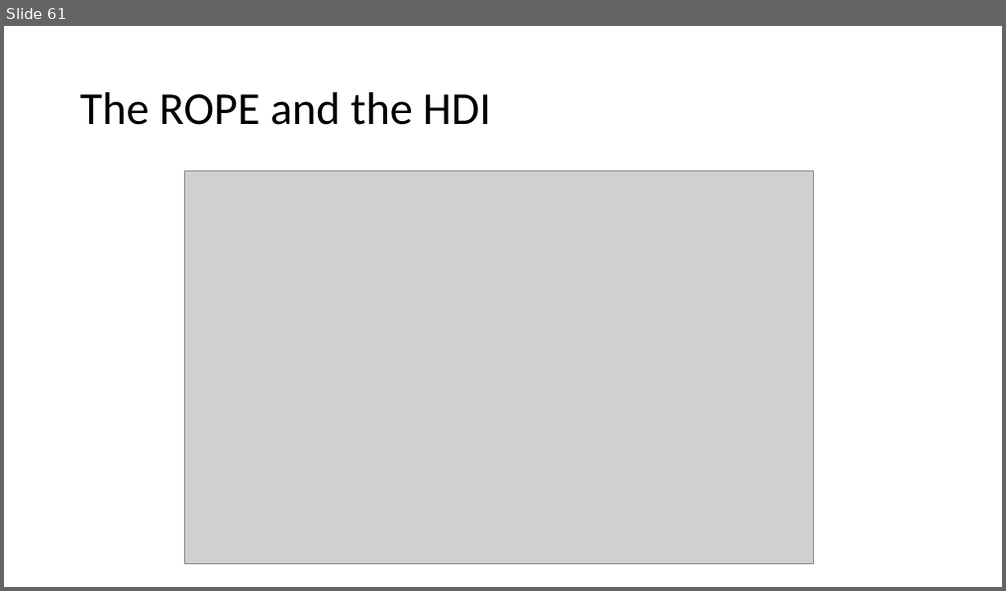
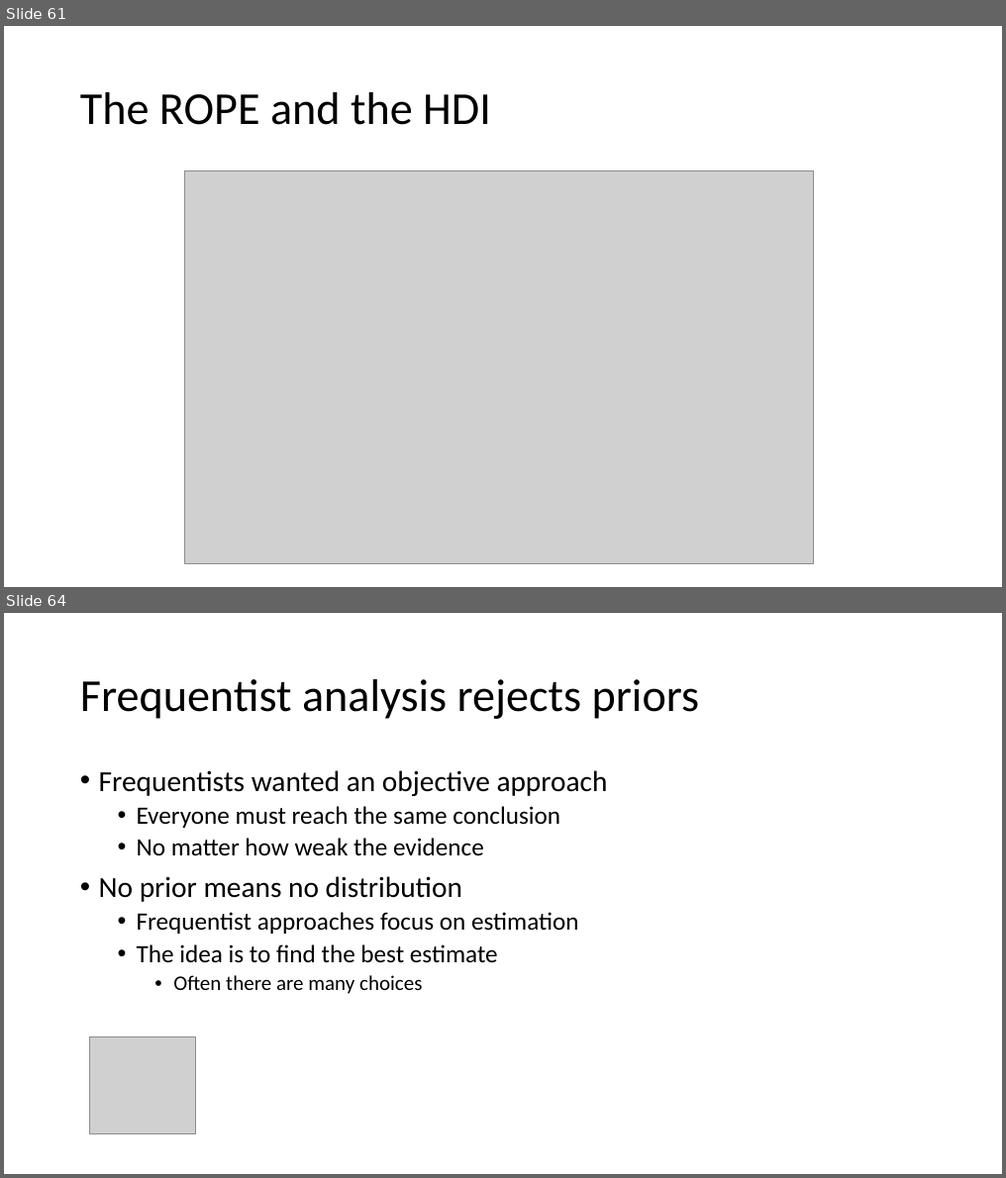
Before and after one commit to opherdonchin/StatisticalComputationAndAnalysis, a slide deck: Lectures/Lecture 3 PyMC and Sampling.pptx. Shown one above the other, each under a label of ours: slide 61 before the commit, slides 61 and 64 after it; the slides between them are not shown. The pictures are 1006x591 and 1006x1178 pixels, drawn with LibreOffice and Linux fonts; fonts in the diff are those of the drawing; grey boxes stand for pictures. Boxes give left, top, right and bottom in pixels: in the first picture for what was removed or moved away, otherwise in the second. Text is boxed around its words. In the diff, an @@ line names an element or a change of style, - is before the commit and + after.

```diff
--- a/Lectures/Lecture 3 PyMC and Sampling.pptx
+++ b/Lectures/Lecture 3 PyMC and Sampling.pptx
@@ slide 64 added at [4,613,1002,1174], background #FFFFFF @@
@@ title added at [80,679,700,719], 44 pt, text #000000 @@
+Frequentist analysis rejects priors
@@ text added at [99,770,608,994], 24 pt, text #000000 @@
+• Frequentists wanted an objective approach
+  • Everyone must reach the same conclusion
+  • No matter how weak the evidence
+• No prior means no distribution
+  • Frequentist approaches focus on estimation
+  • The idea is to find the best estimate
+    • Often there are many choices
@@ picture added at [89,1038,195,1134] @@
```
Also in this commit, not shown: 6 slides changed, 6 other slides added, 5 other files.
